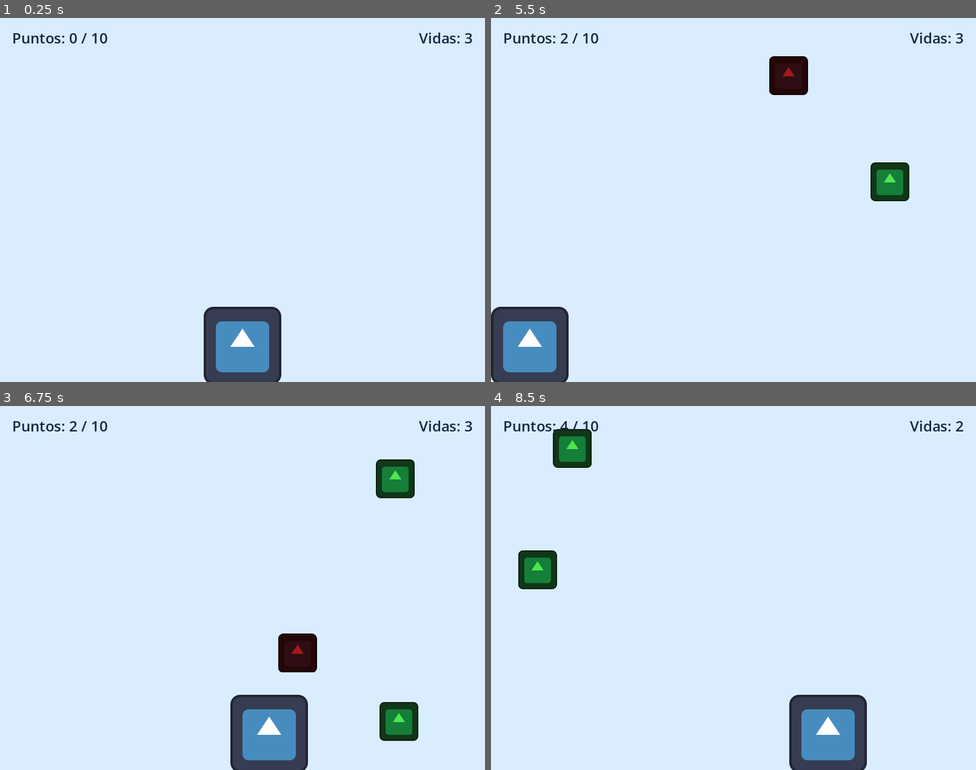
Above: before the commit, frames 1-4 (two rows, left to right).
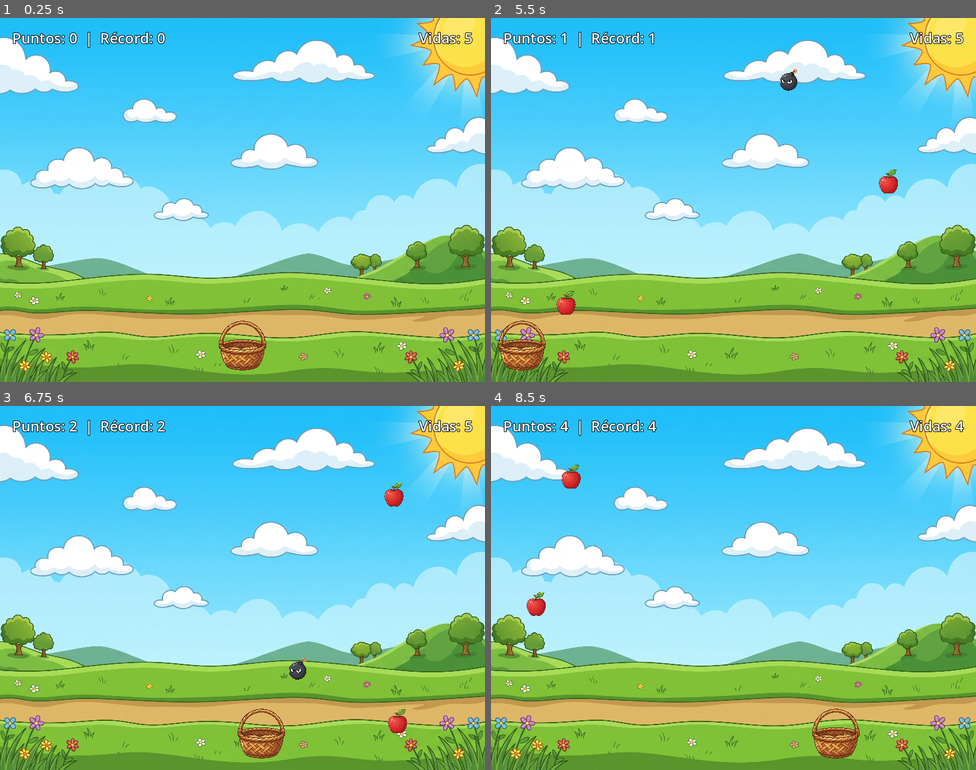
Above: after the commit, the same moments.

Repository: eimmy-o/fruit_basket_pyweekend
Game: Godot game, scene res://scenes/Main.tscn
The game is run twice, just before and just after one commit, with the same random seed, the same clock (stepped at 60 frames per second) and the same inputs. The engine's default icon, where the game draws it, is replaced by a stand-in: a white triangle on a blue panel in a dark square.
Inputs:
- Up to frame 1 (0.25 s): no input
- Up to frame 2 (5.5 s): tap Enter at 0.5 s; hold Right (ui_right) 0.53-1.28 s; hold Left (ui_left) 1.28-2.03 s; hold Right (ui_right) 2.03-3.53 s; hold Left (ui_left) from 3.53 s (still down)
- Up to frame 3 (6.75 s): release Left (ui_left) at 5.78 s; hold Right (ui_right) from 5.78 s (still down)
- Up to frame 4 (8.5 s): release Right (ui_right) at 8.03 s; hold Left (ui_left) from 8.03 s (still down)

The runs differ from the first frame. In frame 1, 98% of the frame differs, in the area x 0-100%, y 0-100%; in frame 2, 98%; in frame 3, 98%; in frame 4, 98%.

Commit message:
cod changes on game function

Diff:
--- a/scenes/Bomb.tscn
+++ b/scenes/Bomb.tscn
@@ -1,10 +1,10 @@
 [gd_scene load_steps=4 format=3]
 
 [ext_resource type="Script" path="res://scripts/falling_item.gd" id="1_falling"]
-[ext_resource type="Texture2D" path="res://icon.svg" id="2_icon"]
+[ext_resource type="Texture2D" path="res://assets/bomba.png" id="2_bomba"]
 
 [sub_resource type="CircleShape2D" id="CircleShape2D_1"]
-radius = 32.0
+radius = 26.0
 
 [node name="Bomb" type="Area2D"]
 script = ExtResource("1_falling")
@@ -12,14 +12,13 @@
 tipo = "bomba"
 
 [node name="Sprite2D" type="Sprite2D" parent="."]
-modulate = Color(0.65, 0.1, 0.1, 1)
-scale = Vector2(0.5, 0.5)
-texture = ExtResource("2_icon")
+scale = Vector2(0.027, 0.027)
+texture = ExtResource("2_bomba")
 
 [node name="CollisionShape2D" type="CollisionShape2D" parent="."]
 shape = SubResource("CircleShape2D_1")
 
 [node name="VisibleOnScreenNotifier2D" type="VisibleOnScreenNotifier2D" parent="."]
-rect = Rect2(-32, -32, 64, 64)
+rect = Rect2(-28, -28, 56, 56)
 
 [connection signal="screen_exited" from="VisibleOnScreenNotifier2D" to="." method="_on_visible_on_screen_notifier_2d_screen_exited"]
--- a/scenes/Fruit.tscn
+++ b/scenes/Fruit.tscn
@@ -1,24 +1,23 @@
 [gd_scene load_steps=4 format=3]
 
 [ext_resource type="Script" path="res://scripts/falling_item.gd" id="1_falling"]
-[ext_resource type="Texture2D" path="res://icon.svg" id="2_icon"]
+[ext_resource type="Texture2D" path="res://assets/fruta.png" id="2_fruta"]
 
 [sub_resource type="CircleShape2D" id="CircleShape2D_1"]
-radius = 32.0
+radius = 26.0
 
 [node name="Fruit" type="Area2D"]
 script = ExtResource("1_falling")
 tipo = "fruta"
 
 [node name="Sprite2D" type="Sprite2D" parent="."]
-modulate = Color(0.3, 0.9, 0.3, 1)
-scale = Vector2(0.5, 0.5)
-texture = ExtResource("2_icon")
+scale = Vector2(0.036, 0.036)
+texture = ExtResource("2_fruta")
 
 [node name="CollisionShape2D" type="CollisionShape2D" parent="."]
 shape = SubResource("CircleShape2D_1")
 
 [node name="VisibleOnScreenNotifier2D" type="VisibleOnScreenNotifier2D" parent="."]
-rect = Rect2(-32, -32, 64, 64)
+rect = Rect2(-28, -28, 56, 56)
 
 [connection signal="screen_exited" from="VisibleOnScreenNotifier2D" to="." method="_on_visible_on_screen_notifier_2d_screen_exited"]
--- a/scenes/Main.tscn
+++ b/scenes/Main.tscn
@@ -1,19 +1,22 @@
-[gd_scene load_steps=5 format=3]
+[gd_scene load_steps=6 format=3]
 
 [ext_resource type="Script" path="res://scripts/main.gd" id="1_main_script"]
 [ext_resource type="PackedScene" path="res://scenes/Player.tscn" id="2_player_scene"]
 [ext_resource type="PackedScene" path="res://scenes/Fruit.tscn" id="3_fruit_scene"]
 [ext_resource type="PackedScene" path="res://scenes/Bomb.tscn" id="4_bomb_scene"]
+[ext_resource type="Texture2D" path="res://assets/fondo.jpg" id="5_fondo"]
 
 [node name="Main" type="Node2D"]
 script = ExtResource("1_main_script")
 escena_fruta = ExtResource("3_fruit_scene")
 escena_bomba = ExtResource("4_bomb_scene")
 
-[node name="Fondo" type="ColorRect" parent="."]
+[node name="Fondo" type="TextureRect" parent="."]
 offset_right = 800.0
 offset_bottom = 600.0
-color = Color(0.85, 0.93, 1, 1)
+texture = ExtResource("5_fondo")
+expand_mode = 1
+stretch_mode = 6
 
 [node name="Player" parent="." instance=ExtResource("2_player_scene")]
 position = Vector2(400, 540)
@@ -27,11 +30,13 @@
 [node name="PuntajeLabel" type="Label" parent="UI"]
 offset_left = 20.0
 offset_top = 16.0
-offset_right = 260.0
+offset_right = 460.0
 offset_bottom = 56.0
-theme_override_colors/font_color = Color(0.1, 0.15, 0.25, 1)
+theme_override_colors/font_color = Color(1, 1, 1, 1)
+theme_override_colors/font_outline_color = Color(0, 0, 0, 1)
+theme_override_constants/outline_size = 4
 theme_override_font_sizes/font_size = 24
-text = "Puntos: 0 / 10"
+text = "Puntos: 0  |  Récord: 0"
 
 [node name="VidasLabel" type="Label" parent="UI"]
 anchors_preset = 1
@@ -42,9 +47,11 @@
 offset_right = -20.0
 offset_bottom = 56.0
 grow_horizontal = 0
-theme_override_colors/font_color = Color(0.1, 0.15, 0.25, 1)
+theme_override_colors/font_color = Color(1, 1, 1, 1)
+theme_override_colors/font_outline_color = Color(0, 0, 0, 1)
+theme_override_constants/outline_size = 4
 theme_override_font_sizes/font_size = 24
-text = "Vidas: 3"
+text = "Vidas: 5"
 horizontal_alignment = 2
 
 [node name="PanelFinJuego" type="Panel" parent="UI"]
@@ -54,10 +61,10 @@
 anchor_top = 0.5
 anchor_right = 0.5
 anchor_bottom = 0.5
-offset_left = -160.0
-offset_top = -90.0
-offset_right = 160.0
-offset_bottom = 90.0
+offset_left = -170.0
+offset_top = -120.0
+offset_right = 170.0
+offset_bottom = 120.0
 grow_horizontal = 2
 grow_vertical = 2
 
@@ -77,8 +84,10 @@
 
 [node name="MensajeLabel" type="Label" parent="UI/PanelFinJuego/VBoxContainer"]
 layout_mode = 2
-theme_override_font_sizes/font_size = 32
-text = "¡Ganaste!"
+theme_override_font_sizes/font_size = 28
+text = "¡Game Over!
+Puntos: 0
+Récord: 0"
 horizontal_alignment = 1
 
 [node name="BotonReiniciar" type="Button" parent="UI/PanelFinJuego/VBoxContainer"]
--- a/scenes/Player.tscn
+++ b/scenes/Player.tscn
@@ -1,16 +1,17 @@
 [gd_scene load_steps=4 format=3]
 
 [ext_resource type="Script" path="res://scripts/player.gd" id="1_player"]
-[ext_resource type="Texture2D" path="res://icon.svg" id="2_icon"]
+[ext_resource type="Texture2D" path="res://assets/canasta.png" id="2_canasta"]
 
 [sub_resource type="RectangleShape2D" id="RectangleShape2D_1"]
-size = Vector2(128, 128)
+size = Vector2(100, 88)
 
 [node name="Player" type="CharacterBody2D"]
 script = ExtResource("1_player")
 
 [node name="Sprite2D" type="Sprite2D" parent="."]
-texture = ExtResource("2_icon")
+scale = Vector2(0.05, 0.05)
+texture = ExtResource("2_canasta")
 
 [node name="CollisionShape2D" type="CollisionShape2D" parent="."]
 shape = SubResource("RectangleShape2D_1")
--- a/scripts/main.gd
+++ b/scripts/main.gd
@@ -1,4 +1,7 @@
 extends Node2D
+
+# Ruta del archivo donde se guarda el puntaje máximo (funciona en PC y navegador)
+const RUTA_RECORD := "user://record.save"
 
 # Escenas que se instanciarán automáticamente (se asignan desde el Inspector)
 @export var escena_fruta: PackedScene
@@ -7,14 +10,20 @@
 # Probabilidad de que aparezca una bomba (0.3 = 30% bombas, 70% frutas)
 @export_range(0.0, 1.0) var probabilidad_bomba: float = 0.3
 
-# Reglas del juego (ajustables desde el Inspector)
-@export var puntaje_meta: int = 10
-@export var vidas_iniciales: int = 3
+# Reglas base del juego (ajustables desde el Inspector)
+@export var vidas_iniciales: int = 5
 @export var tiempo_entre_objetos: float = 1.0
+
+# Dificultad progresiva: los objetos caen más rápido y aparecen con mayor frecuencia
+@export var incremento_velocidad: float = 15.0
+@export var velocidad_extra_maxima: float = 400.0
+@export var reduccion_tiempo_spawn: float = 0.02
+@export var tiempo_spawn_minimo: float = 0.35
 
 # Variables de estado de la partida actual
 var puntaje: int = 0
-var vidas: int = 3
+var puntaje_maximo: int = 0
+var vidas: int = 5
 
 # Referencias a los nodos de la interfaz y al temporizador
 @onready var puntaje_label: Label = $UI/PuntajeLabel
@@ -26,7 +35,10 @@
 
 
 func _ready() -> void:
-	# Configuramos el tiempo entre cada objeto que cae desde el Inspector
+	# Cargamos el récord guardado de partidas anteriores
+	cargar_record()
+
+	# Configuramos el tiempo inicial entre objetos desde el Inspector
 	spawn_timer.wait_time = tiempo_entre_objetos
 	spawn_timer.start()
 
@@ -57,6 +69,9 @@
 	var objeto = escena_elegida.instantiate()
 	objeto.position = Vector2(randf_range(50.0, 750.0), -30.0)
 
+	# Aumentamos la velocidad de caída según el puntaje actual (con un tope máximo)
+	objeto.velocidad_caida += min(puntaje * incremento_velocidad, velocidad_extra_maxima)
+
 	# Conectamos la señal personalizada del objeto para saber cuando el jugador lo atrapa
 	objeto.atrapado.connect(_on_objeto_atrapado)
 
@@ -67,33 +82,53 @@
 func _on_objeto_atrapado(tipo: String) -> void:
 	if tipo == "fruta":
 		puntaje += 1
+		if puntaje > puntaje_maximo:
+			puntaje_maximo = puntaje
+
+		# Reducimos poco a poco el tiempo entre objetos hasta el mínimo jugable
+		spawn_timer.wait_time = max(
+			tiempo_spawn_minimo,
+			tiempo_entre_objetos - puntaje * reduccion_tiempo_spawn
+		)
 		actualizar_ui()
-		if puntaje >= puntaje_meta:
-			terminar_juego(true)
 	elif tipo == "bomba":
 		vidas -= 1
 		actualizar_ui()
 		if vidas <= 0:
-			terminar_juego(false)
+			terminar_juego()
 
 
 func actualizar_ui() -> void:
-	# Actualizamos los textos de puntaje y vidas en pantalla
-	puntaje_label.text = "Puntos: %d / %d" % [puntaje, puntaje_meta]
+	# Actualizamos los textos de puntaje, récord y vidas en pantalla
+	puntaje_label.text = "Puntos: %d  |  Récord: %d" % [puntaje, puntaje_maximo]
 	vidas_label.text = "Vidas: %d" % vidas
 
 
-func terminar_juego(gano: bool) -> void:
-	# Detenemos la aparición de objetos y pausamos el juego
+func terminar_juego() -> void:
+	# Guardamos el récord actual antes de pausar el juego
+	guardar_record()
+
+	# Detenemos la aparición de objetos y pausamos la escena
 	spawn_timer.stop()
 	get_tree().paused = true
 
-	# Mostramos el mensaje correspondiente y el panel final
-	if gano:
-		mensaje_label.text = "¡Ganaste!"
-	else:
-		mensaje_label.text = "¡Game Over!"
+	# Mostramos el resumen final con puntos y récord
+	mensaje_label.text = "¡Game Over!\nPuntos: %d\nRécord: %d" % [puntaje, puntaje_maximo]
 	panel_fin_juego.visible = true
+
+
+func cargar_record() -> void:
+	# Leemos el puntaje máximo guardado si el archivo ya existe
+	var config := ConfigFile.new()
+	if config.load(RUTA_RECORD) == OK:
+		puntaje_maximo = config.get_value("record", "puntaje_maximo", 0)
+
+
+func guardar_record() -> void:
+	# Guardamos el puntaje máximo para conservarlo entre partidas
+	var config := ConfigFile.new()
+	config.set_value("record", "puntaje_maximo", puntaje_maximo)
+	config.save(RUTA_RECORD)
 
 
 func _on_boton_reiniciar_pressed() -> void:
